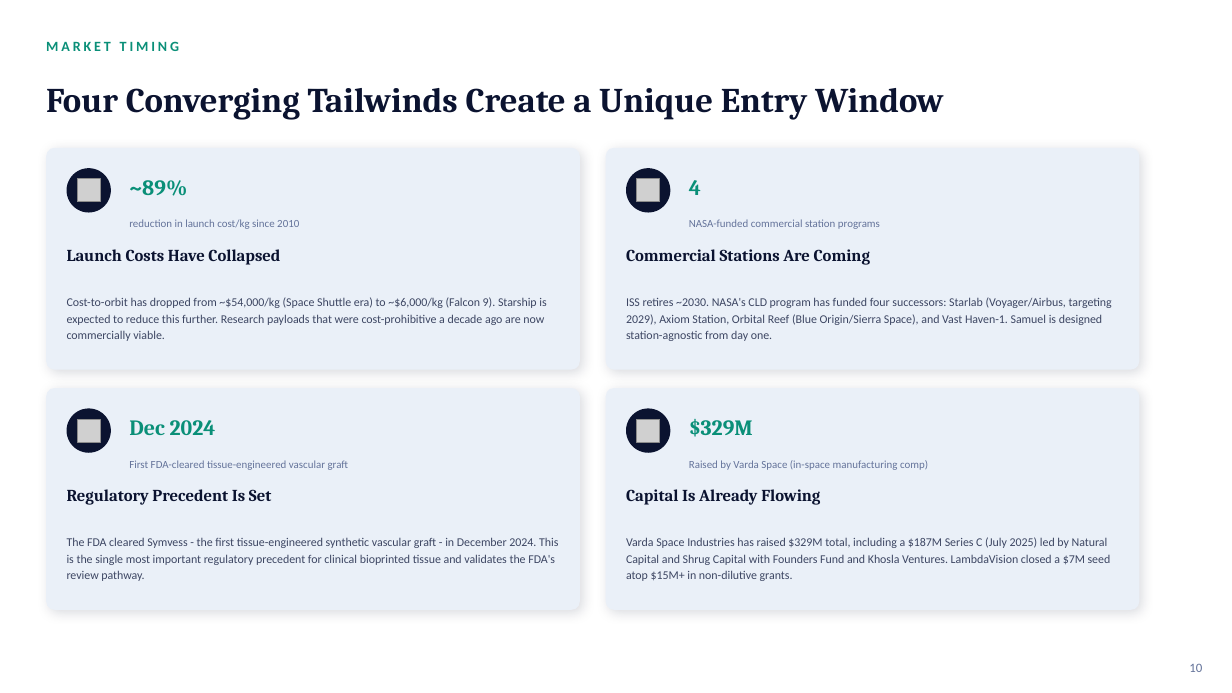
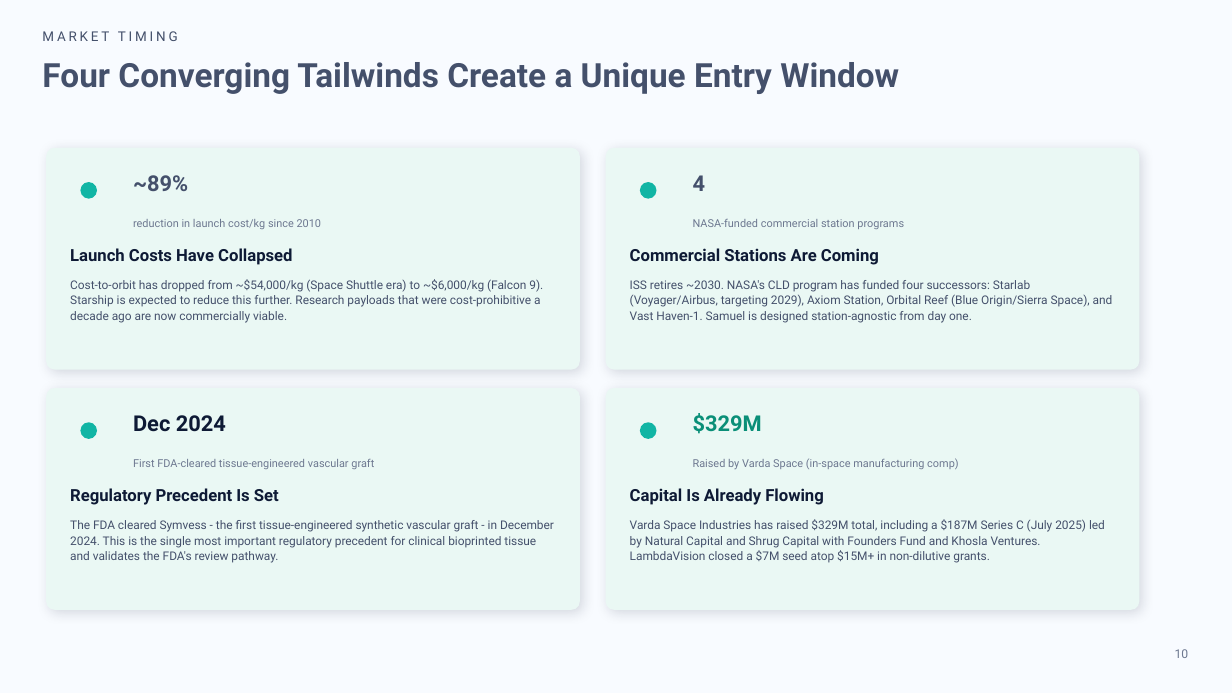
Before and after one commit to anthonyleedu/anthonyleedu, a slide deck: slide 10 of Samuel Space Organ and Tissue Engineering - Investor Presentation (2).pptx. Drawn at 1232x693 pixels with LibreOffice and Linux fonts; fonts in the diff are those of the drawing; grey boxes stand for pictures. Boxes give left, top, right and bottom in pixels: in the first picture for what was removed or moved away, otherwise in the second. Text is boxed around its words. In the diff, an @@ line names an element or a change of style, - is before the commit and + after.

```diff
--- a/Samuel Space Organ and Tissue Engineering - Investor Presentation (2).pptx
+++ b/Samuel Space Organ and Tissue Engineering - Investor Presentation (2).pptx
@@ background #FFFFFF to #F8FBFF @@
@@ text "MARKET TIMING": place and size @@
-text "MARKET TIMING" at <box>46,41,179,51</box>
+text "MARKET TIMING" at <box>42,31,178,41</box>
@@ text "MARKET TIMING" at <box>42,31,178,41</box>: size 11 to 10.5 pt, font Calibri to Roboto, text colour #0A8F78 to #44506B, bold off; line spacing 1 to 1.08; vertical alignment middle to top @@
@@ text "Four Converging Tailwinds Create a ...": place and size @@
-text "Four Converging Tailwinds Create a ..." at <box>46,88,944,120</box>
+text "Four Converging Tailwinds Create a ..." at <box>42,62,899,94</box>
@@ text "Four Converging Tailwinds Create a ..." at <box>42,62,899,94</box>: size 27 to 26 pt, font Cambria to Roboto, text colour #0B1330 to #44506B; line spacing 1 to 1.08; vertical alignment middle to top @@
@@ picture removed at <box>78,179,101,202</box> @@
@@ text "~89%" at <box>133,175,188,191</box>: font Cambria to Roboto, text colour #0A8F78 to #44506B; line spacing 1 to 1.08; vertical alignment middle to top @@
@@ picture removed at <box>637,179,660,202</box> @@
@@ text "4" at <box>693,175,706,191</box>: font Cambria to Roboto, text colour #0A8F78 to #44506B; line spacing 1 to 1.08; vertical alignment middle to top @@
@@ ellipse: place and size @@
-ellipse at <box>67,168,111,213</box>
+ellipse at <box>80,182,97,199</box>
@@ ellipse: place and size @@
-ellipse at <box>627,168,671,213</box>
+ellipse at <box>640,182,656,199</box>
@@ fill #EAF0F8 to #EAF8F4 in 4 elements at <box>46,148,580,370</box>, <box>605,148,1140,370</box>, <box>46,388,580,610</box>, <box>605,388,1140,610</box> @@
@@ text "Dec 2024" at <box>133,415,226,432</box>: font Cambria to Roboto, text colour #0A8F78 to #0E1A35; line spacing 1 to 1.08; vertical alignment middle to top @@
@@ text "$329M" at <box>693,413,762,434</box>: font Cambria to Roboto; line spacing 1 to 1.08; vertical alignment middle to top @@
@@ picture removed at <box>78,420,101,443</box> @@
@@ ellipse: place and size @@
-ellipse at <box>67,409,111,453</box>
+ellipse at <box>80,422,97,439</box>
@@ picture removed at <box>637,420,660,443</box> @@
@@ fill #0B1330 to #11B5A4 in 4 elements at <box>80,182,97,199</box>, <box>80,422,97,439</box>, <box>640,182,656,199</box>, <box>640,422,656,439</box> @@
@@ ellipse: place and size @@
-ellipse at <box>627,409,671,453</box>
+ellipse at <box>640,422,656,439</box>
@@ font Calibri to Roboto, text colour #64739A to #6D7890; line spacing 1 to 1.08; vertical alignment middle to top in 4 elements at <box>133,219,322,229</box>, <box>693,219,904,229</box>, <box>133,459,374,469</box>, <box>693,458,958,469</box> @@
@@ font Cambria to Roboto, text colour #0B1330 to #0E1A35; line spacing 1 to 1.08; vertical alignment middle to top in 4 elements at <box>70,248,292,265</box>, <box>630,248,879,265</box>, <box>70,488,279,505</box>, <box>630,488,823,505</box> @@
@@ font Calibri to Roboto, text colour #3D4663 to #44506B; line spacing 1.15 to 1.08; vertical alignment middle to top in 4 elements at <box>70,279,543,323</box>, <box>630,280,1113,323</box>, <box>70,520,554,563</box>, <box>630,519,1105,563</box> @@
@@ text "10": place and size @@
-text "10" at <box>1189,664,1202,672</box>
+text "10" at <box>1175,649,1189,658</box>
@@ text "10" at <box>1175,649,1189,658</box>: size 10 to 9.5 pt, font Calibri to Roboto, text colour #64739A to #6D7890; vertical alignment middle to top @@
```
Also in this commit, not shown: 20 other slides changed.
